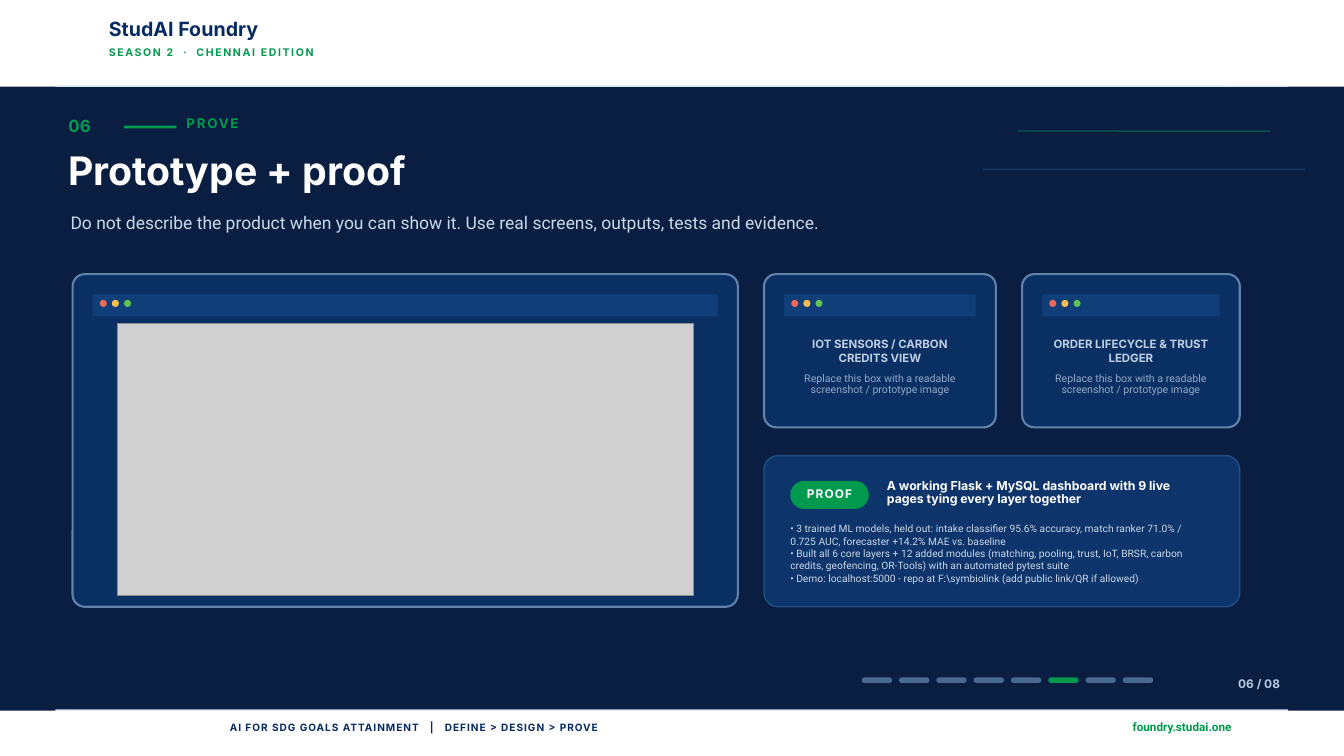
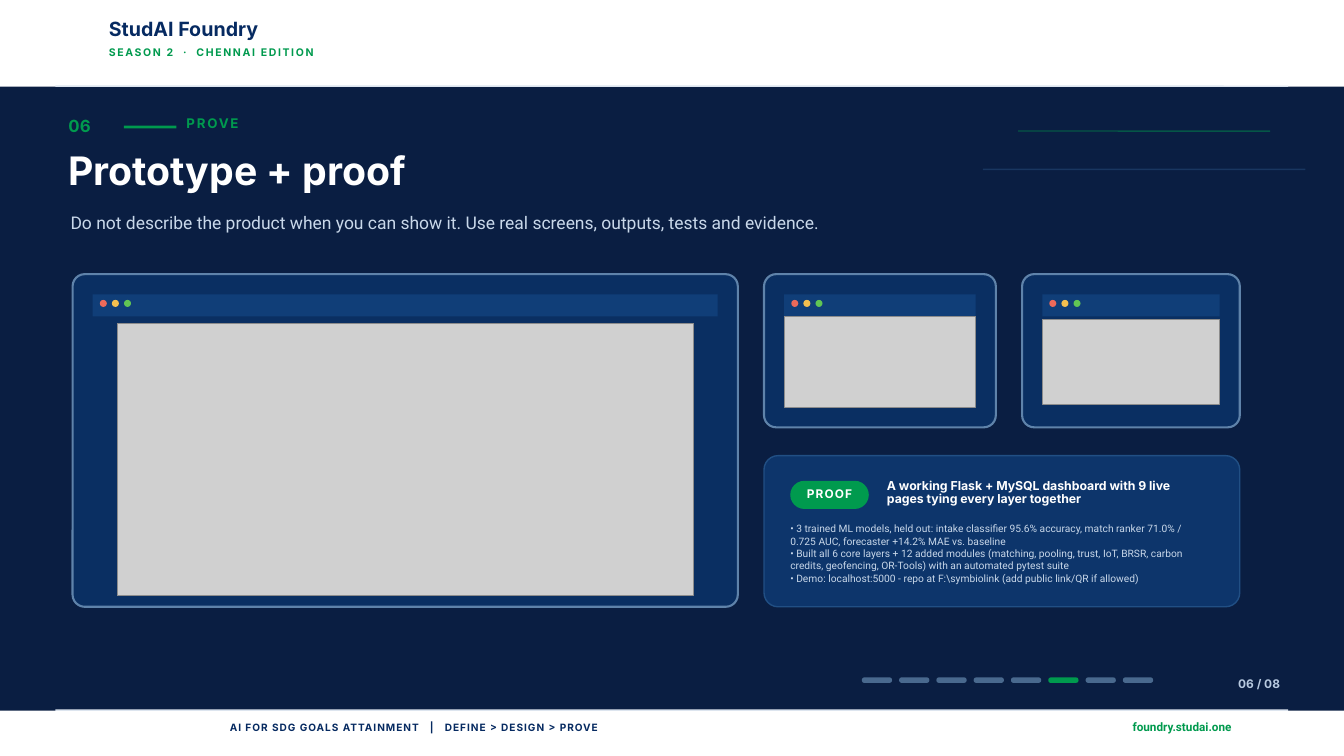
Before and after one commit to DharunAnandan/symbiolink-ai, a slide deck: slide 6 of StudAI_Foundry_Season2_Pitch_SymbioLink_AI.pptx. Drawn at 1344x756 pixels with LibreOffice and Linux fonts; fonts in the diff are those of the drawing; grey boxes stand for pictures; background and template pictures are left out. Boxes give left, top, right and bottom in pixels: in the first picture for what was removed or moved away, otherwise in the second. Text is boxed around its words. In the diff, an @@ line names an element or a change of style, - is before the commit and + after.

```diff
--- a/StudAI_Foundry_Season2_Pitch_SymbioLink_AI.pptx
+++ b/StudAI_Foundry_Season2_Pitch_SymbioLink_AI.pptx
@@ picture added at bbox=[784, 317, 976, 407] @@
@@ picture added at bbox=[1043, 320, 1220, 404] @@
@@ text removed at bbox=[812, 339, 947, 362] @@
-IOT SENSORS / CARBON CREDITS VIEW
@@ text removed at bbox=[1054, 339, 1208, 362] @@
-ORDER LIFECYCLE & TRUST LEDGER
@@ text removed at bbox=[804, 374, 956, 395] @@
-Replace this box with a readable screenshot / prototype image
@@ text removed at bbox=[1055, 374, 1207, 395] @@
-Replace this box with a readable screenshot / prototype image
```
Also in this commit, not shown: 1 other slide changed, 35 other files.
